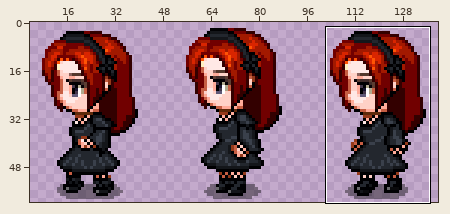
Two states of a sprite sheet, cs-unknown/src/assets/westernSprites.png. Above, an overview of the earlier version with the close-up marked.
Close-up. The starting point:
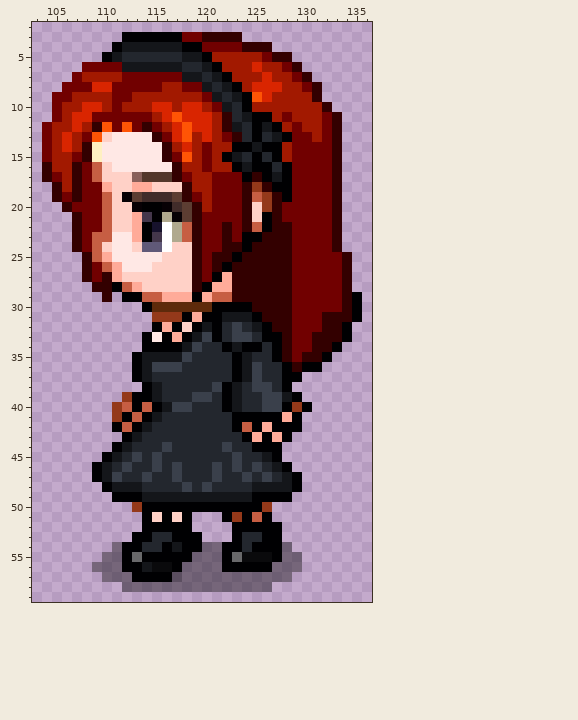
The file is 144x80 pixels. Colours within 5 levels of each other are drawn and written as one. Shown: x 103..136, y 2..59. The old version is drawn lined up with the new one, on the new canvas. The wide view leaves out empty margins. The commit also changed other parts of the picture, which this record leaves out.
Now the later version:
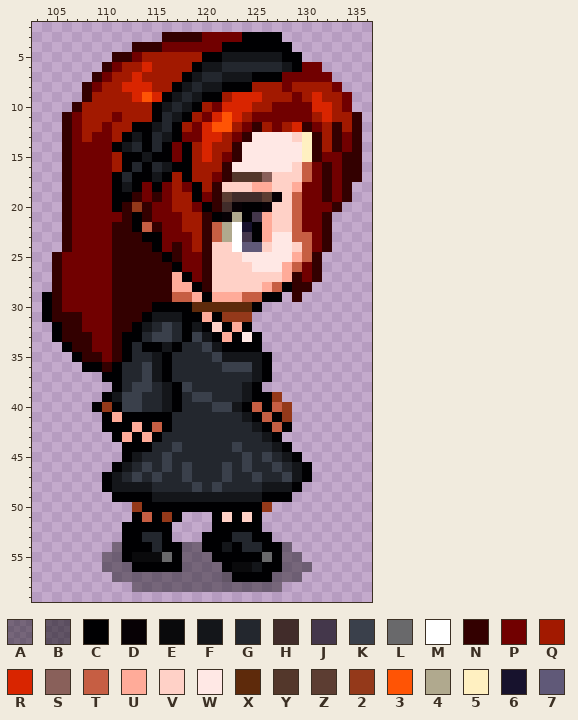
Palette (. is transparent): A #00000066  B #00000080  C #000002  D #070105  E #0a0a0c  F #14161a  G #23272e  H #412c2a  J #44374b  K #3a404b  L #69696b  M #ffffff  N #330000  P #710000  Q #a21900  R #d92500  S #89605a  T #c65e43  U #ffab99  V #ffd1c7  W #ffe8e5  X #5e2a0b  Y #53372b  Z #5c3d32  2 #94391a  3 #ff5405  4 #b0a98e  5 #fff0c1  6 #17122d  7 #605978
Changes in this commit:
canvas 144x80 -> 144x60, the old top-left corner now at 0,-9 (the part of the old canvas that was cut away was empty and is not shown)
Changed rows in their new state; - is an unchanged pixel.
first column x 104:
 3 --------....NNNNPPPPCCCC--------
 4 -------..NNNPPPP--CCCCCCC-------
 5 ------.NNPQQQQQQ-CFFFFFFCC------
 6 ----..N-QQRQQQQC-FGGGGGGFCPP----
 7 ---..NP-QRQQQQC--GFFFCCCP-PPP---
 8 --..NPQQRRRQ-CFG-FC-CQQQP-QQQP--
 9 -...N--QQR3RCFGFCCQRRRQ--P-RQQP-
10 -..NQQ-Q---CFGFC--RRR--PPPPRRQP-
11 -.NPQQQ-QQQCGFCQPR3RQPPP-PP-RQQN
12 ..NP-QPQQCCFGCQP-33QPNQP-RNPQ-QN
13 ..NPQPPQCFCGFCPP-RQPNWWWWV5NQ-PN
14 ..NPPPPCFGCGCPC-R--NWWWWWW5NQ-PN
15 ..N-PPPQCCFCC-C-R-PNWWWWWW5N-PNN
16 ..NP-PPQCGCGFCC-Q-NWWWWWWVT-NPNN
17 ..NP-PPCGCCFCQC---NYYYSVVVT-NPNN
18 -.NP--PCFCPCPQPC-NVVVUUVVU--NPN-
19 -.NP--PCCNPNPQQCPNZHHHZDVT--NPN-
20 ------PCN2NPPQQPCNHDCCDVVT------
21 --NP--PPNCNPPPQQNCD4CJUVVT--N.--
22 --NP--PNNCTNPPQQNT4M6CUVVT--N.--
23 --NP-PPNNN-CPPPQNT4MJ-UWWTT-N.--
24 --NP-PPNNNNCPNPQNVVM77VWWVT-N.--
25 -NPPPPPNNNNNCNPPNVVVWWWWWUTN...-
26 -NPPP-PNNNNNNCPPNVVVVWWWUT-N...-
27 -NPPP-PNNNNNNUCPNVVVVVVVUN-N...-
28 -NPPPPPNNNNNNUUCNVVVVVUTCNN....-
29 CNPPPPPNNNNNNTTUCUUUTTCC.N......
30 CNPPPPPNNNNCCCC--XXXXC..........
31 CNNNPPPNNNCFFF-CU-222...........
32 -CNNPPPNNCFGKGCFCVCUC..........-
33 -CNNNPPNCCGKKG-KF-UCWC.........-
34 --CNNPPNCG--F-GGKF-C--........--
35 ---CNNPNCGG-CGG--KFF-FC......---
36 ----CCNCGGKFCG----KKKFC.....----
37 ------CCGGKFC------GGFC...------
38 -------CGKKGFCK--GGGFC...-------
39 ------CFKKGGFC----GGFCC2..------
40 -----C2CKKGG-CG--KK-CTCT2..-----
41 ------CU-C-CC------GF-T-2.------
42 ------C-CUCTC------GGFCT-.------
43 -------CUCUC--------GGFC.-------
44 -------.CCC-GK----GK-GGFC-------
45 ------..CF-GK------GK-KGFC------
46 -----..CF-KGKGK--GKGKG-KGFC-----
47 -----.CF-KGK-GK--GK-GKG-KFC-----
48 ----------F---GKGK---G----------
49 ----------C----------F----------
51 ---------CTC2C.--CVCVC.---------
52 --------CC---..--CC---..--------
53 --------C-G-C...CCCG-C-.--------
54 ----------C--CAACCF--G----------
55 ---------EEEL-A--C-CCCL---------
56 -----.--A-CCC------EEF-C--A-----
57 ------.--AAAAA----BCCCC--A------
58 --------.--------------A--------
Where, in picture pixels (left, top, right, bottom), the same in both close-ups:
changed: (42, 32, 362, 592)
